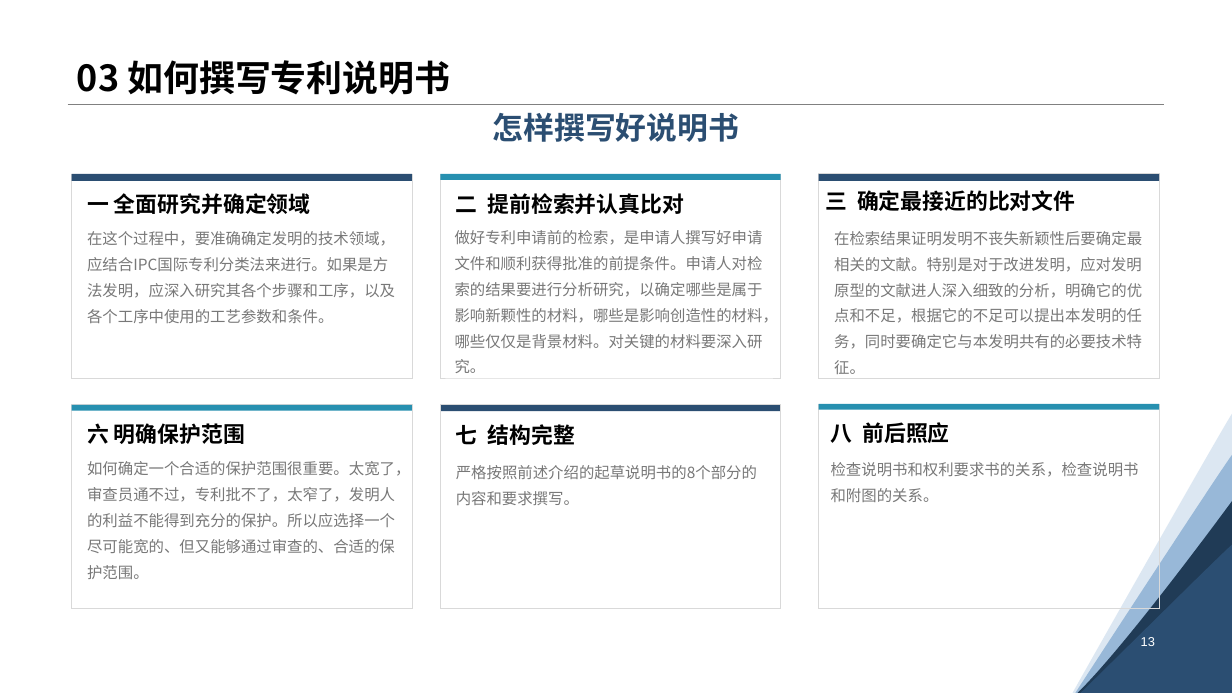
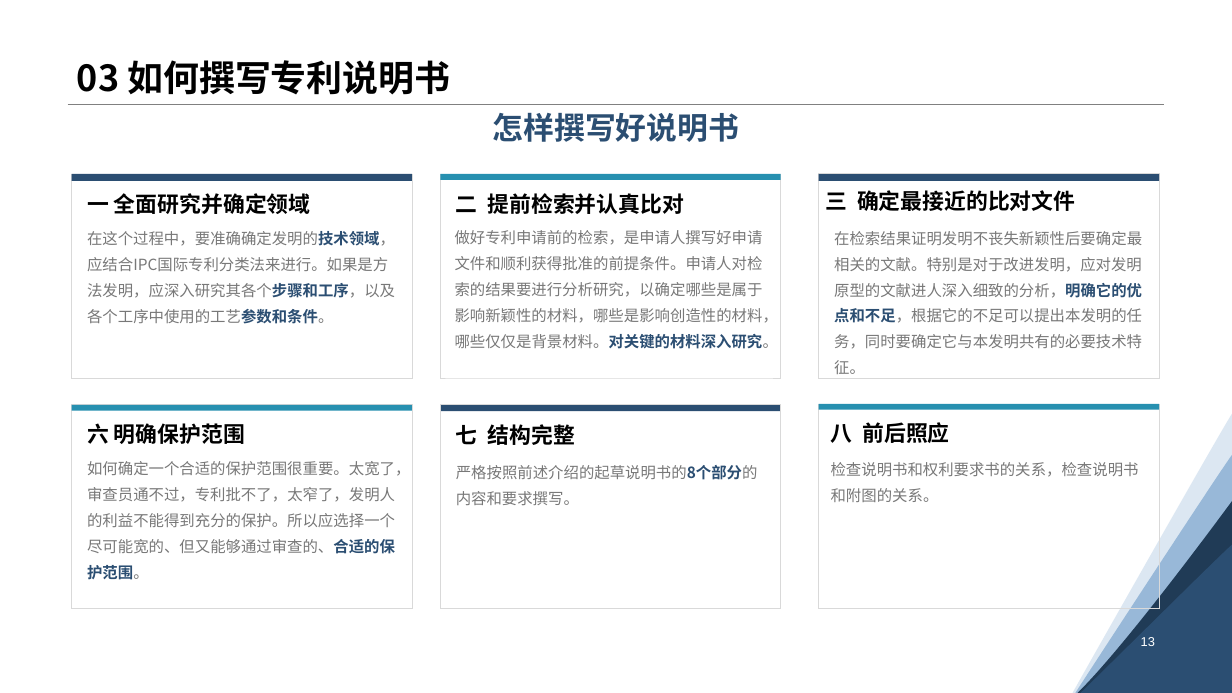
Before and after one commit to ACui96/HowToWriteAPatent, a slide deck: slide 18 of 如何撰写专利.pptx. Drawn at 1232x693 pixels with LibreOffice and Linux fonts; fonts in the diff are those of the drawing. Boxes give left, top, right and bottom in pixels: in the first picture for what was removed or moved away, otherwise in the second. Text is boxed around its words. In the diff, an @@ line names an element or a change of style, - is before the commit and + after.

Commit message:
修改ppt部分格式

```diff
--- a/如何撰写专利.pptx
+++ b/如何撰写专利.pptx
@@ text "在这个过程中，要准确确定发明的技术领域，应结合IPC国际专利分类法来进行。如果是方法发明，应深入研究其各个步骤和工序，以 ..." at <box>87,231,395,324</box>: text colour #787878 to #2B4E72, bold on in "在这个过程中，要准确确定发明的技术领域，应结合IPC国际专利分类法来进行。如果是方法发明，应深入研究其各个步骤和工序，以 ..." @@
@@ text at <box>455,230,778,349</box>: text changed @@
-做好专利申请前的检索，是申请人撰写好申请文件和顺利获得批准的前提条件。申请人对检索的结果要进行分析研究，以确定哪些是属于影响新颗性的材料，哪些是影响创造性的材料，哪些仅仅是背景材料。对关键的材料要深入研究。
+做好专利申请前的检索，是申请人撰写好申请文件和顺利获得批准的前提条件。申请人对检索的结果要进行分析研究，以确定哪些是属于影响新颖性的材料，哪些是影响创造性的材料，哪些仅仅是背景材料。对关键的材料深入研究。
@@ text "在检索结果证明发明不丧失新颖性后要确定最相关的文献。特别是对于改进发明，应对发明原型的文献进人深入细致的分析，明确它的优 ..." at <box>834,231,1142,374</box>: text colour #787878 to #2B4E72, bold on in "在检索结果证明发明不丧失新颖性后要确定最相关的文献。特别是对于改进发明，应对发明原型的文献进人深入细致的分析，明确它的优 ..." @@
@@ text "如何确定一个合适的保护范围很重要。太宽了，审查员通不过，专利批不了，太窄了，发明人的利益不能得到充分的保护。所以应选择一 ..." at <box>87,461,410,580</box>: text colour #787878 to #2B4E72, bold on in "如何确定一个合适的保护范围很重要。太宽了，审查员通不过，专利批不了，太窄了，发明人的利益不能得到充分的保护。所以应选择一 ..." @@
@@ text "严格按照前述介绍的起草说明书的8个部分的内容和要求撰写。" at <box>456,465,758,505</box>: text colour #787878 to #2B4E72, bold on in "严格按照前述介绍的起草说明书的8个部分的内容和要求撰写。" @@
```
Also in this commit, not shown: 11 other slides changed.
